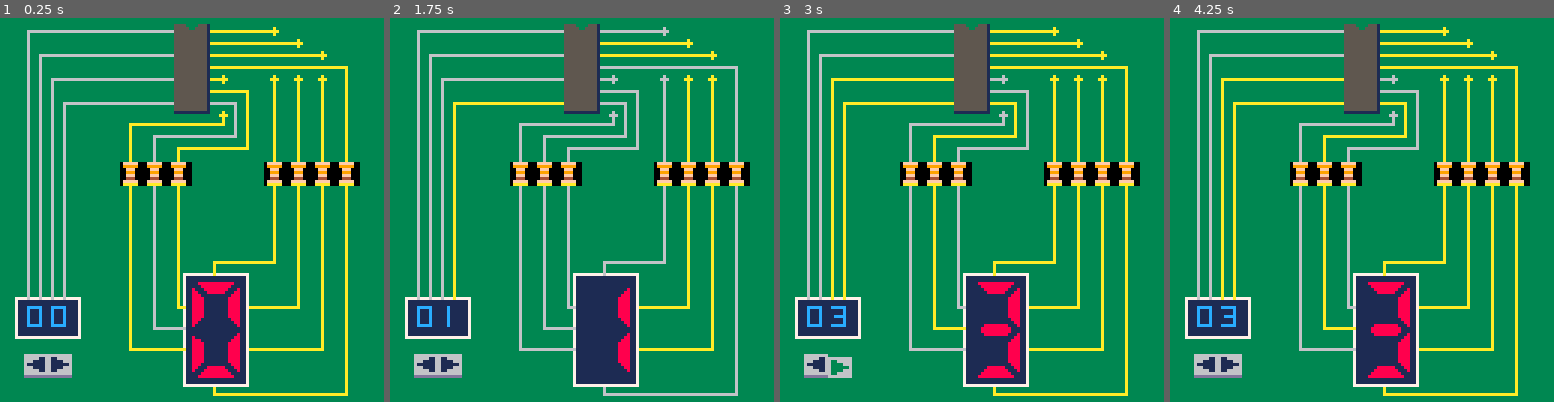
Above: before the commit, frames 1-4 (left to right).
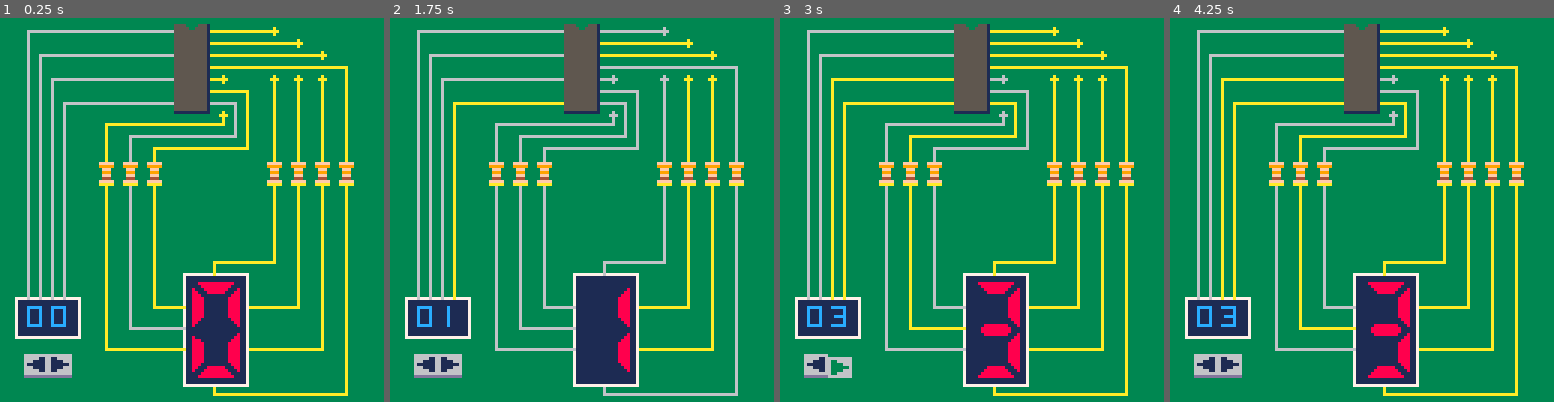
Above: after the commit, the same moments.

Repository: ptrgags/pico8-carts
Game: PICO-8 cartridge lab/0009-seven-segment.p8
Same seed, same stepped clock (60 frames per second), same inputs: the game is played once before the commit and once after it.
Inputs:
- Up to frame 1 (0.25 s): no input
- Up to frame 2 (1.75 s): hold Right from 1.6 s (still down)
- Up to frame 3 (3 s): release Right at 2.1 s; hold Right from 2.47 s (still down)
- Up to frame 4 (4.25 s): release Right at 3.03 s; hold Left 3.08-3.58 s; hold Right from 4.02 s (still down)

The runs differ from the first frame. In frame 1, 3.4% of the frame differs, in the area x 25-94%, y 27-87%; in frame 2, 2.8%; in frame 3, 3.4%; in frame 4, 3.4%.

Commit message:
PR feedback

Diff:
--- a/lab/0009-seven-segment.p8
+++ b/lab/0009-seven-segment.p8
@@ -96,7 +96,7 @@
 
 --x of the center of the
 --two banks of resistors
-x_r1=5*8+3
+x_r1=4*8+3
 x_r2=11*8+3
 y_res_top=6*8-1
 y_res_bot=7*8
@@ -357,14 +357,14 @@
 	spr(find_small(ones),2*8,12*8)
 end
 __gfx__
-000000000088888888888800000000000000000000888888888888000088888888888800000000000000000033333333333333330fffff000000000033333333
-00000000000888888888800000000000000000000008888888888000000888888888800000000000000000003333333333333333099999000000000033333333
-0070070080008888888800080000000000000008000088888888000800008888888800088000000000000008335555333355513300fff0000000000033333333
-00077000880008888880008800000000000000880000088888800088000008888880008888000000000000883355555335555133009990000000000033333333
-0007700088800000000008880000000000000888000000000000088800000000000008888880000000000888335555555555513300fff0000000000033333333
-00700700888800000000888800000000000088880000000000008888000000000000888888880000000088883355555555555133004440000000000033333333
-000000008888000000008888000000000000888800000000000088880000000000008888888800000000888833555555555551330fffff000000000033333333
-000000008888000000008888000000000000888800000000000088880000000000008888888800000000888833555555555551330aaaaa000000000033333333
+000000000088888888888800000000000000000000888888888888000088888888888800000000000000000033333333333333333fffff330000000033333333
+00000000000888888888800000000000000000000008888888888000000888888888800000000000000000003333333333333333399999330000000033333333
+0070070080008888888800080000000000000008000088888888000800008888888800088000000000000008335555333355513333fff3330000000033333333
+00077000880008888880008800000000000000880000088888800088000008888880008888000000000000883355555335555133339993330000000033333333
+0007700088800000000008880000000000000888000000000000088800000000000008888880000000000888335555555555513333fff3330000000033333333
+00700700888800000000888800000000000088880000000000008888000000000000888888880000000088883355555555555133334443330000000033333333
+000000008888000000008888000000000000888800000000000088880000000000008888888800000000888833555555555551333fffff330000000033333333
+000000008888000000008888000000000000888800000000000088880000000000008888888800000000888833555555555551333aaaaa330000000033333333
 00000000888800000000888800000000000088880000000000008888000000000000888888880000000088883355555555555133333333333333333333333333
 00000000888800000000888800000000000088880000000000008888000000000000888888880000000088883355555555555133333333333333333333333333
 00000000888800000000888800000000000088880000000000008888000000000000888888880000000088883355555555555133333333333333333333333333
@@ -597,7 +597,7 @@
 0f0f0f0f0f0f0f2b2c0f0f0f0f0f0f0f00000000000000000000000000000000000000000000000000000000000000000000000000000000000000000000000000000000000000000000000000000000000000000000000000000000000000000000000000000000000000000000000000000000000000000000000000000000
 0f0f0f0f0f0f0f0f0f0f0f0f0f0f0f0f00000000000000000000000000000000000000000000000000000000000000000000000000000000000000000000000000000000000000000000000000000000000000000000000000000000000000000000000000000000000000000000000000000000000000000000000000000000
 0f0f0f0f0f0f0f0f0f0f0f0f0f0f0f0f00000000000000000000000000000000000000000000000000000000000000000000000000000000000000000000000000000000000000000000000000000000000000000000000000000000000000000000000000000000000000000000000000000000000000000000000000000000
-0f0f0f0f0f0d0d0d0f0f0f0d0d0d0d0f00000000000000000000000000000000000000000000000000000000000000000000000000000000000000000000000000000000000000000000000000000000000000000000000000000000000000000000000000000000000000000000000000000000000000000000000000000000
+0f0f0f0f0d0d0d0f0f0f0f0d0d0d0d0f00000000000000000000000000000000000000000000000000000000000000000000000000000000000000000000000000000000000000000000000000000000000000000000000000000000000000000000000000000000000000000000000000000000000000000000000000000000
 0f0f0f0f0f0f0f0f0f0f0f0f0f0f0f0f00000000000000000000000000000000000000000000000000000000000000000000000000000000000000000000000000000000000000000000000000000000000000000000000000000000000000000000000000000000000000000000000000000000000000000000000000000000
 0f0f0f0f0f0f0f0f0f0f0f0f0f0f0f0f00000000000000000000000000000000000000000000000000000000000000000000000000000000000000000000000000000000000000000000000000000000000000000000000000000000000000000000000000000000000000000000000000000000000000000000000000000000
 0f0f0f0f0f0f0f0f0f0f0f0f0f0f0f0f00000000000000000000000000000000000000000000000000000000000000000000000000000000000000000000000000000000000000000000000000000000000000000000000000000000000000000000000000000000000000000000000000000000000000000000000000000000
